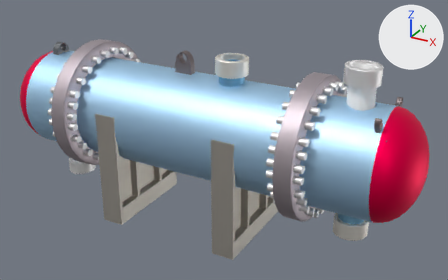
An edit to the glTF model docs/assets/trocador de calor.glb, drawn before and after from the same camera.
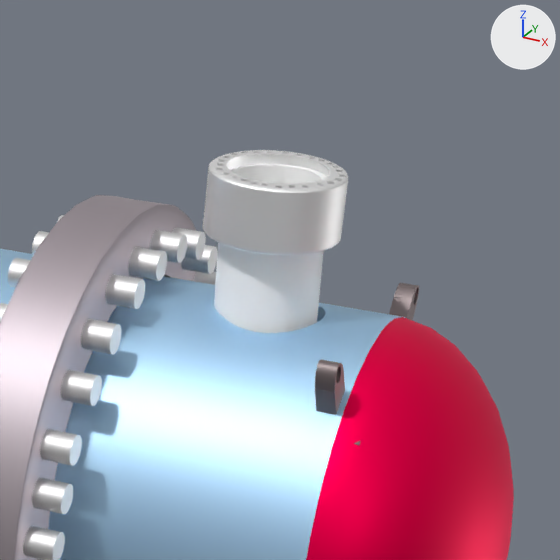
The first picture shows the older version from a camera (50 mm lens) standing at (80.5, -148.5, 97.0) and looking at (2.7, -6.9, 26.2). The close-ups show both versions on the part from 64% to 99% of the width and 6% to 62% of the height of that picture; other places that the commit changed are outside them. The lights are fixed; the arrows at upper right show +X, +Y and +Z. Where no turn or scale is listed for an object, it has been applied to the vertices.

Before the edit, the objects in view are built like this:
```python
mat_opaque_255_44_0 = principled_material('Opaque(255,44,0)')
mat_opaque_255_44_0.base_color = (1.0, 1.0, 1.0)  # white #ffffff
mat_opaque_255_44_0.metallic = 1.0
mat_opaque_255_44_0.roughness = 1.0
me_body3 = bpy.data.meshes.new('Body3')
me_body3.from_pydata(...)  # 26356 vertices, 53080 faces; spans x -65.0..59.0, y -29.0..10.0, z 0.0..54.6
me_body3.materials.append(mat_opaque_255_0_23)  # pink #ff0055
me_body3.materials.append(mat_opaque_212_212_212)  # white #ebebeb
me_body3.materials.append(mat_opaque_135_119_129)  # light grey #c0b6bd
me_body3.materials.append(mat_opaque_71_59_60)  # grey #908485
me_body3.materials.append(mat_opaque_255_44_0)  # white #ffffff
me_body3.materials.append(mat_opaque_255_255_255)  # white #ffffff
me_body3.materials.append(mat_opaque_127_193_250)  # blue #bbe2fd
me_body3.materials.append(mat_opaque_250_242_226)  # white #fdf9f2
me_body3.materials.append(mat_opaque_64_131_180)  # blue #89bedb
me_body3.materials.append(mat_opaque_64_60_60)  # grey #898585
me_body3.materials.append(mat_opaque_43_46_49)  # grey #727679
me_body3.materials.append(mat_opaque_147_139_126)  # light grey #c8c3bb
ob_body3 = bpy.data.objects.new('Body3', me_body3)
ob_body3.location = (0.0, 0.0, 0.0)
```
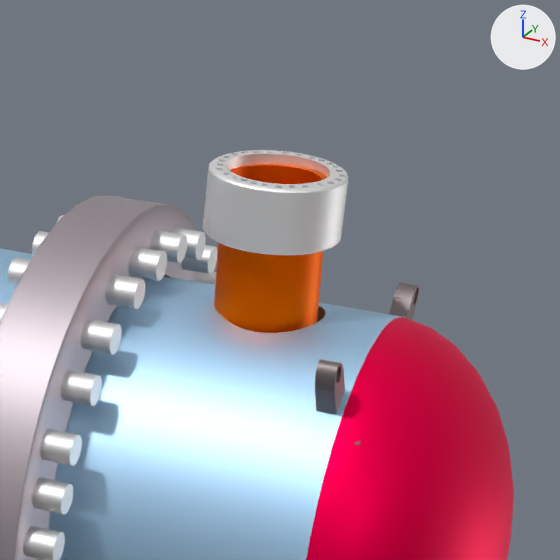
Diff of the bpy script that builds the scene:
```diff
--- a/docs/assets/trocador de calor.glb.py
+++ b/docs/assets/trocador de calor.glb.py
@@ mat_opaque_255_44_0 @@
 mat_opaque_255_44_0 = principled_material('Opaque(255,44,0)')
-mat_opaque_255_44_0.base_color = (1.0, 1.0, 1.0)  # white #ffffff
+mat_opaque_255_44_0.base_color = (1.0, 0.173, 0.0)  # orange #ff7300
 mat_opaque_255_44_0.metallic = 1.0
-mat_opaque_255_44_0.roughness = 1.0
+mat_opaque_255_44_0.roughness = 0.553
```

Where the change shows, as pixel boxes [x1, y1, x2, y2] in the close-ups (560 x 560 px):
'Body3', recoloured, surface changed
    both: [68, 151, 342, 369]
